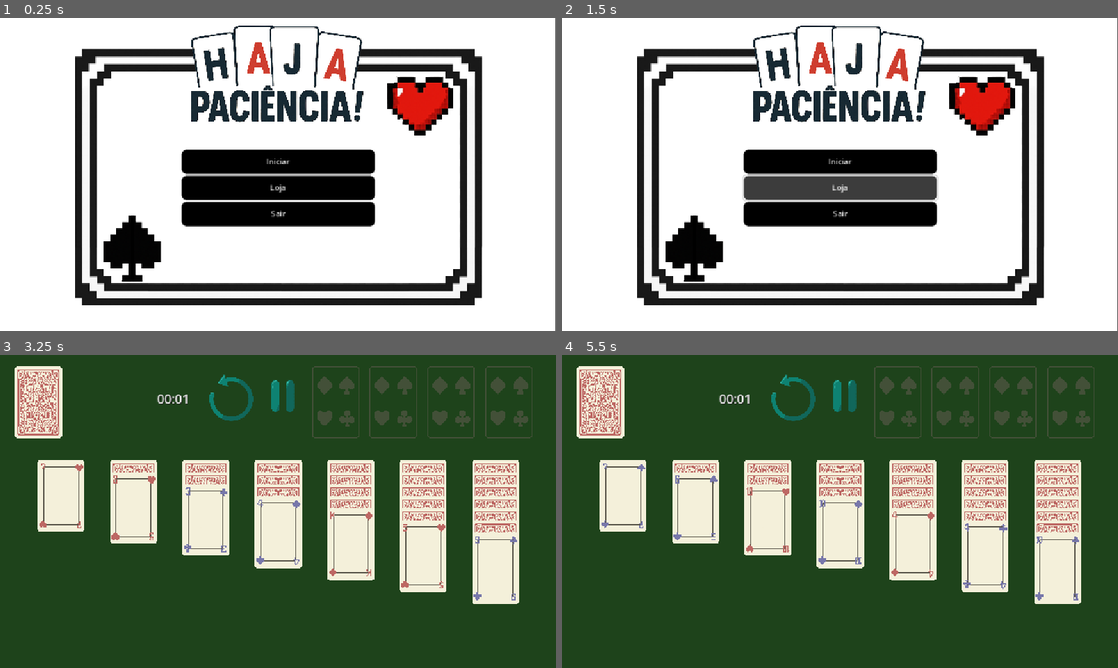
Above: before the commit, frames 1-4 (two rows, left to right).
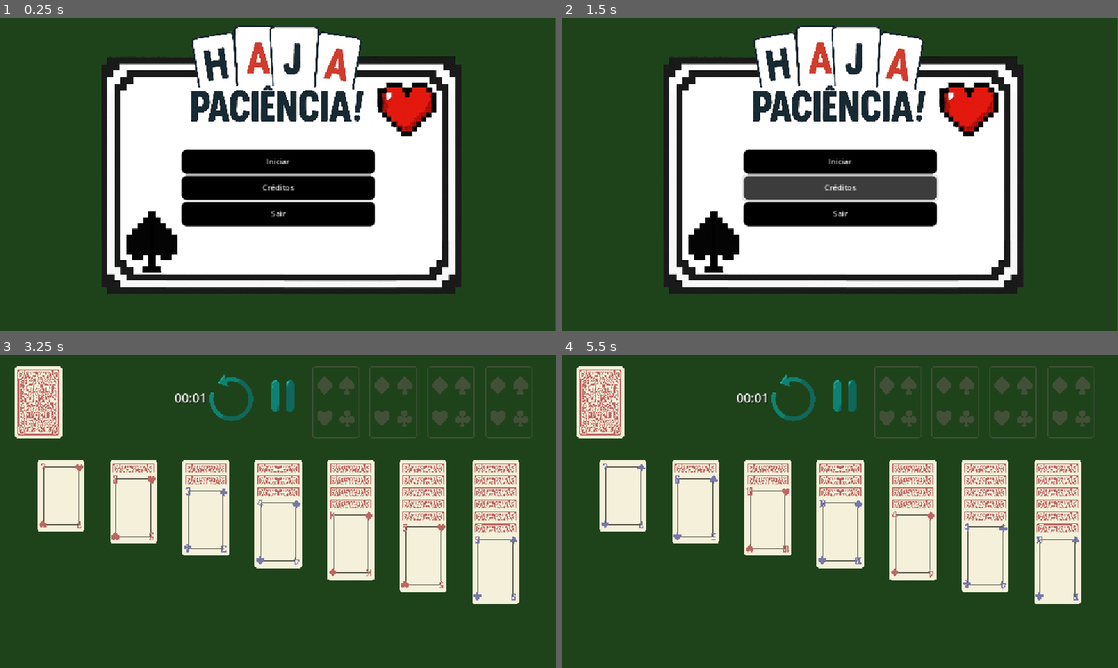
Above: after the commit, the same moments.

Repository: biarog/Paciencia-Maritacas
Game: Godot game, scene res://cenas/menu_inicial.tscn
Same seed, same stepped clock (60 frames per second), same inputs: the game is played once before the commit and once after it.
Inputs (mouse positions are in pixels of both pictures, inside the frame that each line leads up to):
- Up to frame 1 (0.25 s): no input
- Up to frame 2 (1.5 s): click (840, 187) at 0.5 s, where only the run before the commit has a clickable "Loja"; click (840, 187) at 1.25 s, where only the run after the commit has a clickable "Créditos"
- Up to frame 3 (3.25 s): click "Iniciar" at 2 s; click (233, 398) at 2.75 s
- Up to frame 4 (5.5 s): click (845, 398) at 3.5 s; click "Recomeçar" at 4.25 s; click (795, 398) at 5 s

The runs differ from the first frame. In frame 1, 58% of the frame differs, in the area x 0-100%, y 0-100%; in frame 2, 58%; in frame 3, 0.2%; in frame 4, 0.2%.

Commit message:
fundo verda na tela inicial

Diff:
--- a/cenas/TelaVencedor.tscn
+++ b/cenas/TelaVencedor.tscn
@@ -87,7 +87,7 @@
 scale = Vector2(9125.16, 3930.91)
 sprite_frames = ExtResource("5_0vfom")
 animation = &"firework"
-frame_progress = 0.126625
+frame_progress = 0.992845
 
 [node name="AnimatedSprite2D_firework5" type="AnimatedSprite2D" parent="TelaVencedor"]
 z_index = 10
@@ -96,7 +96,7 @@
 scale = Vector2(9.65348, 7.33287)
 sprite_frames = ExtResource("5_0vfom")
 animation = &"firework"
-frame_progress = 0.797996
+frame_progress = 0.664216
 
 [node name="AnimatedSprite2D_firework4" type="AnimatedSprite2D" parent="TelaVencedor"]
 z_index = 10
@@ -105,7 +105,7 @@
 scale = Vector2(7.4954, 5.55587)
 sprite_frames = ExtResource("5_0vfom")
 animation = &"firework"
-frame_progress = 0.184176
+frame_progress = 0.0503961
 
 [node name="AnimatedSprite2D_firework3" type="AnimatedSprite2D" parent="TelaVencedor"]
 z_index = 10
@@ -114,7 +114,7 @@
 scale = Vector2(9.77373, 7.91814)
 sprite_frames = ExtResource("5_0vfom")
 animation = &"firework"
-frame_progress = 0.396178
+frame_progress = 0.262398
 
 [node name="AnimatedSprite2D_firework2" type="AnimatedSprite2D" parent="TelaVencedor"]
 z_index = 10
@@ -123,7 +123,7 @@
 scale = Vector2(3.1263, 2.81392)
 sprite_frames = ExtResource("5_0vfom")
 animation = &"firework"
-frame_progress = 0.0832987
+frame_progress = 0.949519
 
 [node name="AnimatedSprite2D_firework" type="AnimatedSprite2D" parent="TelaVencedor"]
 z_index = 10
@@ -132,7 +132,7 @@
 scale = Vector2(3.32031, 2.99219)
 sprite_frames = ExtResource("5_0vfom")
 animation = &"firework"
-frame_progress = 0.620953
+frame_progress = 0.487173
 
 [node name="Label" type="Label" parent="TelaVencedor"]
 offset_left = 380.0
--- a/cenas/menu_inicial.tscn
+++ b/cenas/menu_inicial.tscn
@@ -1,7 +1,7 @@
 [gd_scene load_steps=7 format=3 uid="uid://d2qgnk8achqm0"]
 
 [ext_resource type="Script" uid="uid://dme8jcax44aft" path="res://scripts/menu_inicial.gd" id="1_fe3ib"]
-[ext_resource type="Texture2D" uid="uid://ouimnia6ow3u" path="res://Assets/imagens/moldura gamedevfimsvg.svg" id="2_urgwx"]
+[ext_resource type="Texture2D" uid="uid://dwmuldbd54ma" path="res://Assets/imagens/moldura_tela_inicial.png" id="2_5hmyj"]
 [ext_resource type="StyleBox" uid="uid://copamx0wdawpr" path="res://estilos de botões/botao_cinza.tres" id="3_dyoa6"]
 [ext_resource type="StyleBox" uid="uid://dhyfgqmmu8wvq" path="res://estilos de botões/botao_preto.tres" id="3_mqa1b"]
 [ext_resource type="Texture2D" uid="uid://ccwsqxpiwa7qb" path="res://Assets/imagens/haja_paciencia_titulo_fundo_branco.png" id="3_qqmr5"]
@@ -18,7 +18,7 @@
 offset_right = 1019.13
 offset_bottom = 624.0
 mouse_filter = 2
-texture = ExtResource("2_urgwx")
+texture = ExtResource("2_5hmyj")
 expand_mode = 3
 
 [node name="MarginContainer" type="MarginContainer" parent="."]
@@ -54,13 +54,13 @@
 theme_override_styles/normal = ExtResource("3_mqa1b")
 text = "Iniciar"
 
-[node name="Loja" type="Button" parent="MarginContainer/VBoxContainer"]
+[node name="Creditos" type="Button" parent="MarginContainer/VBoxContainer"]
 custom_minimum_size = Vector2(400, 50)
 layout_mode = 2
 theme_override_styles/hover = ExtResource("3_dyoa6")
 theme_override_styles/pressed = ExtResource("3_mqa1b")
 theme_override_styles/normal = ExtResource("3_mqa1b")
-text = "Loja"
+text = "Créditos"
 
 [node name="Sair" type="Button" parent="MarginContainer/VBoxContainer"]
 custom_minimum_size = Vector2(400, 50)
@@ -84,6 +84,7 @@
 grow_horizontal = 2
 grow_vertical = 2
 mouse_filter = 2
+color = Color(0.117647, 0.262745, 0.105882, 1)
 
 [node name="TextureRect" type="TextureRect" parent="."]
 anchors_preset = 5
--- a/cenas/mesa_paciencia.tscn
+++ b/cenas/mesa_paciencia.tscn
@@ -411,10 +411,10 @@
 [node name="NoTimer" type="Timer" parent="Timer"]
 
 [node name="CenterContainer" type="CenterContainer" parent="Timer"]
-offset_left = 279.0
-offset_top = 37.0
-offset_right = 438.0
-offset_bottom = 143.0
+offset_left = 315.0
+offset_top = 35.0
+offset_right = 474.0
+offset_bottom = 141.0
 
 [node name="Label" type="Label" parent="Timer/CenterContainer"]
 layout_mode = 2
Binary file added: Assets/imagens/moldura_tela_inicial.png
Not shown, added: Assets/imagens/moldura_tela_inicial.png.import
Binary file added: Assets/imagens/moldura_tela_inicial_sem_simbolos.png
Not shown, added: Assets/imagens/moldura_tela_inicial_sem_simbolos.png.import
